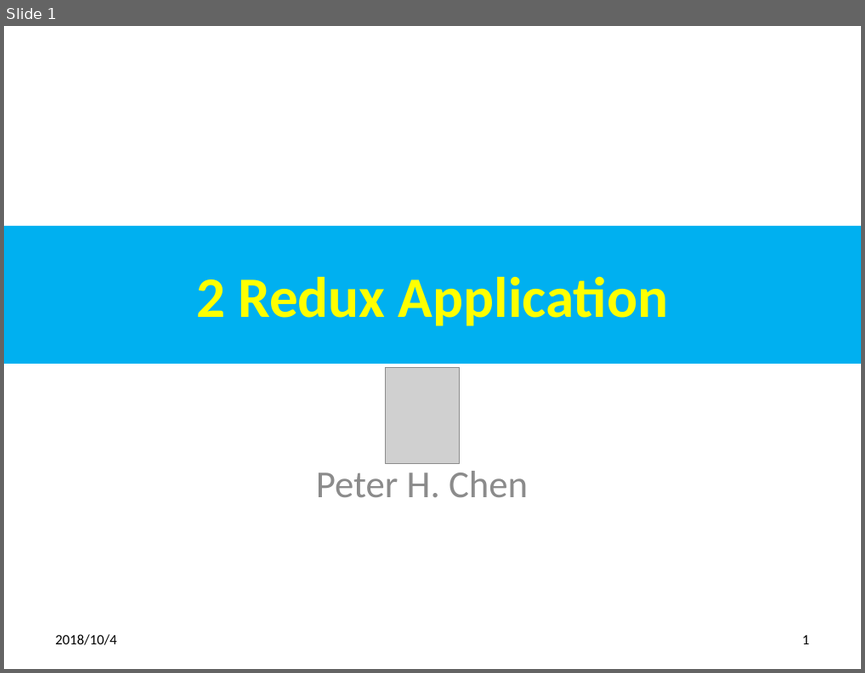
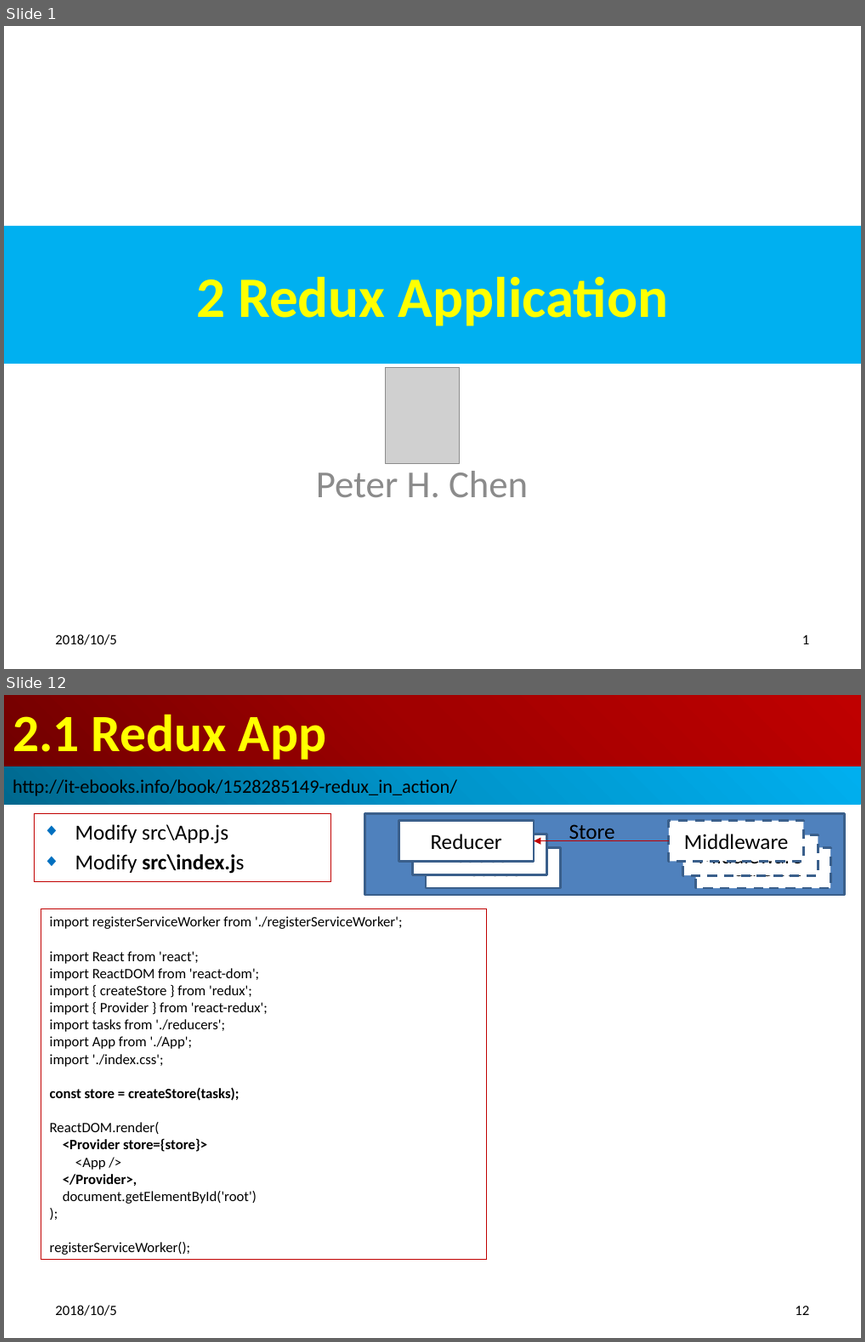
Before and after one commit to peterhchen/redux-code, a slide deck: 15_Ch02_ReduxApp.pptx. Shown one above the other, each under a label of ours: slide 1 before the commit, slides 1 and 12 after it; the slides between them are not shown. The pictures are 865x673 and 865x1342 pixels, drawn with LibreOffice and Linux fonts; fonts in the diff are those of the drawing; grey boxes stand for pictures. Boxes give left, top, right and bottom in pixels: in the first picture for what was removed or moved away, otherwise in the second. Text is boxed around its words. In the diff, an @@ line names an element or a change of style, - is before the commit and + after.

```diff
--- a/15_Ch02_ReduxApp.pptx
+++ b/15_Ch02_ReduxApp.pptx
@@ slide 12 added at bbox=[4, 695, 861, 1338], background #FFFFFF @@
@@ title added at bbox=[4, 695, 861, 767], fill gradient #720000 to #A20000 to #C00000, 44 pt, text #FFFF00, bold @@
+2.1 Redux App
@@ rectangle added at bbox=[4, 767, 861, 805], fill gradient #00688E to #0094CA to #00B0F0, 16 pt, text #000000 @@
+http://it-ebooks.info/book/1528285149-redux_in_action/
@@ subtitle added at bbox=[34, 814, 330, 882], outline #C00000 0.75 pt, 18 pt, text #000000 @@
+◆ Modify src\App.js
+◆ Modify src\index.js
@@ rectangle added at bbox=[364, 814, 844, 895], fill #4F81BD, outline #3A5F8C 2 pt @@
@@ rectangle added at bbox=[399, 821, 534, 862], fill #FFFFFF, outline #3A5F8C 2 pt, 18 pt, text #000000 @@
+Reducer
@@ rectangle added at bbox=[669, 821, 803, 862], fill #FFFFFF, outline #3A5F8C 2 pt dashed, 18 pt, text #000000 @@
+Middleware
@@ rectangle added at bbox=[412, 834, 546, 874], fill #FFFFFF, outline #3A5F8C 2 pt, 18 pt, text #000000 @@
+Reducer
@@ rectangle added at bbox=[426, 847, 560, 888], fill #FFFFFF, outline #3A5F8C 2 pt, 18 pt, text #000000 @@
+Reducer
@@ arrow added from (669, 840) to (534, 840), #C00000 0.75 pt @@
@@ text added at bbox=[569, 824, 615, 841], 18 pt, text #000000 @@
+Store
@@ rectangle added at bbox=[682, 834, 817, 875], fill #FFFFFF, outline #3A5F8C 2 pt dashed, 18 pt, text #000000 @@
+Middleware
@@ rectangle added at bbox=[695, 847, 830, 888], fill #FFFFFF, outline #3A5F8C 2 pt dashed, 18 pt, text #000000 @@
+Middleware
@@ rectangle added at bbox=[41, 908, 487, 1259], outline #C00000 0.75 pt, 12 pt, text #000000 @@
+import registerServiceWorker from './registerServiceWorker';
+import React from 'react';
+import ReactDOM from 'react-dom';
+import { createStore } from 'redux';
+import { Provider } from 'react-redux';
+import tasks from './reducers';
+import App from './App';
+import './index.css';
+const store = createStore(tasks);
+ReactDOM.render(
+<Provider store={store}>
+<App />
+</Provider>,
+document.getElementById('root')
+);
+registerServiceWorker();
@@ text added at bbox=[55, 1304, 116, 1315], 12 pt, text #000000 @@
+2018/10/5
@@ page number added at bbox=[794, 1305, 809, 1315], 12 pt, text #000000 @@
+12
@@ slide 1 changed as well @@
@@ text at bbox=[55, 634, 116, 645]: text changed @@
-2018/10/4
+2018/10/5
```
Also in this commit, not shown: 3 other slides changed, 12 other slides added.
